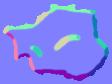
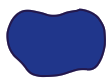
Revision of a layered w=112, h=84 image; what changed, layer by layer:
added group "c" with 3 layers above "b" over [0, 0, 112, 84]
added layer "outline" (1st of 3, in "c") in group "c" over [0, 0, 112, 84]
added layer "fill" (1st of 3, in "c") in group "c" over [0, 0, 112, 84]
hid "normal" (3rd of 3, in "a"), moved it into group "a", painted on it over [0, 0, 112, 84]
renamed "Warstwa 4" to "normal bg", hid it over [0, 0, 112, 84]
removed layer "Warstwa 3(wklejone)" over [0, 0, 112, 84]
